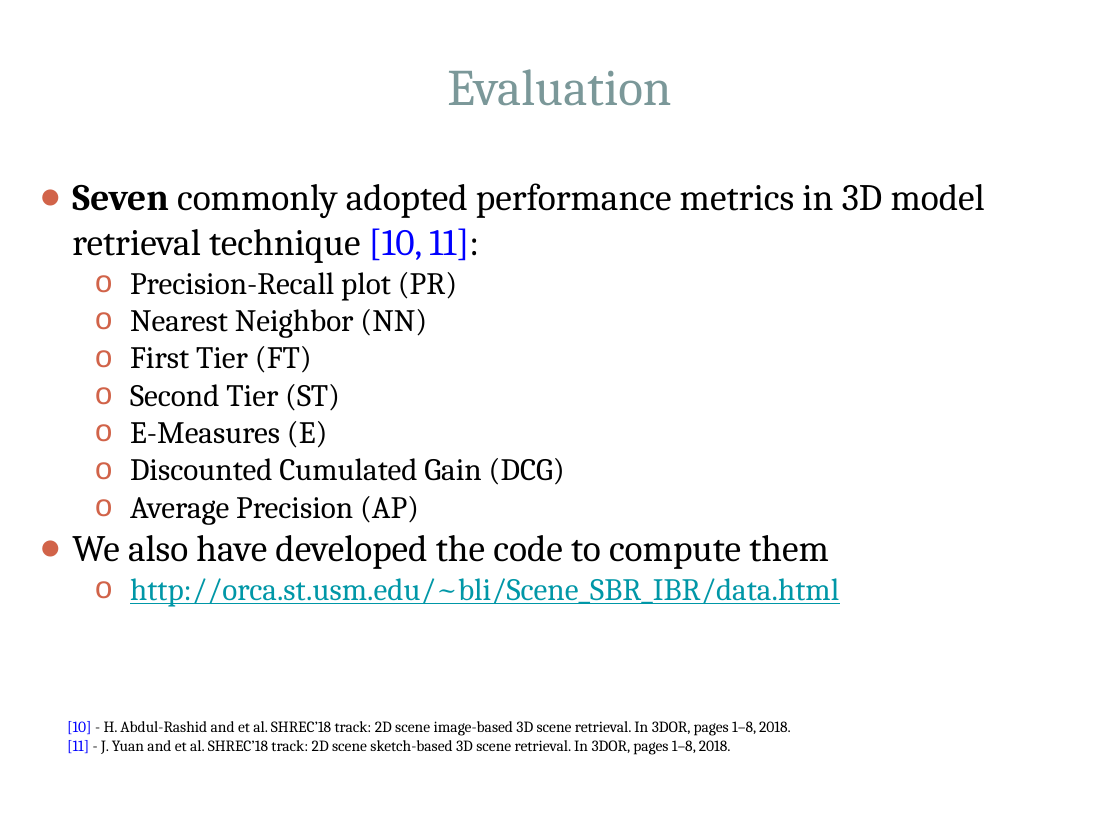
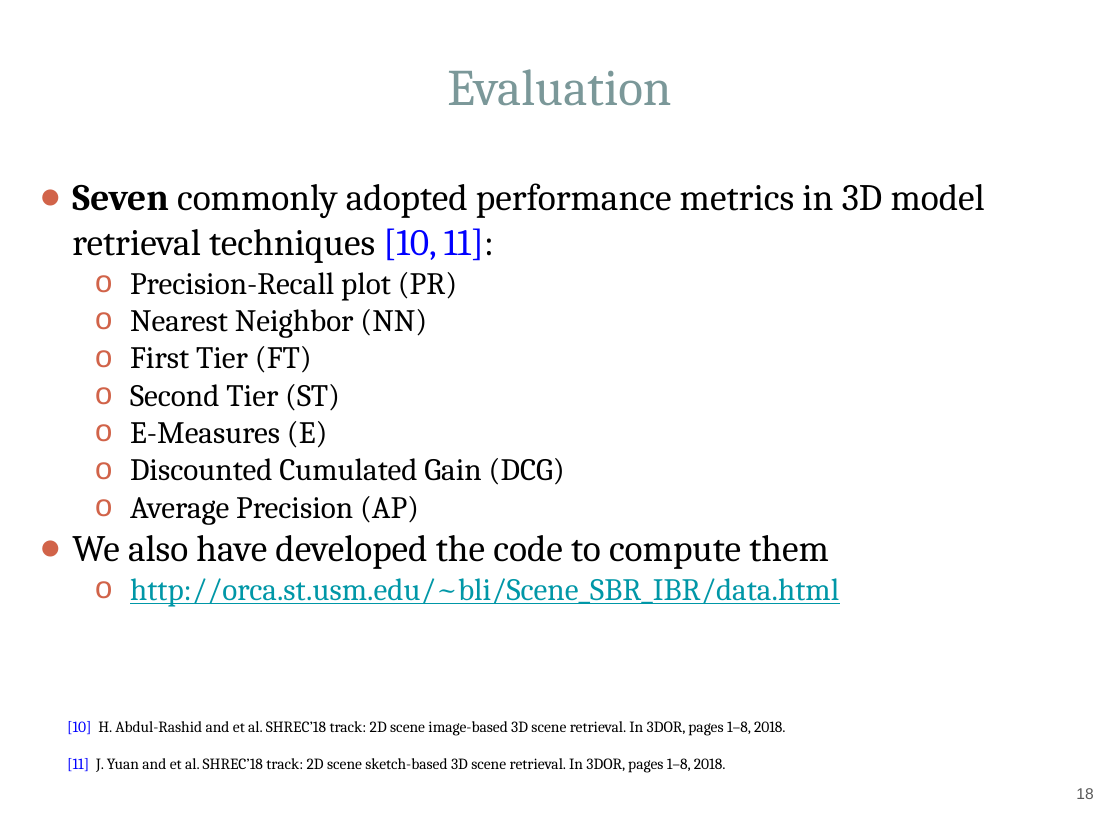
Before and after one commit to Hammania689/shrec_2019, a slide deck: slide 18 of mipr_slides/MIPR.pptx (slide 16 before the commit). Drawn at 1120x840 pixels with LibreOffice and Linux fonts; fonts in the diff are those of the drawing. Boxes give left, top, right and bottom in pixels: in the first picture for what was removed or moved away, otherwise in the second. Text is boxed around its words. In the diff, an @@ line names an element or a change of style, - is before the commit and + after.

```diff
--- a/mipr_slides/MIPR.pptx
+++ b/mipr_slides/MIPR.pptx
@@ text at box(72, 183, 985, 263): text changed @@
-● Seven commonly adopted performance metrics in 3D model retrieval technique [10, 11]:
+● Seven commonly adopted performance metrics in 3D model retrieval techniques [10, 11]:
@@ text at box(67, 721, 786, 773): text changed @@
-[10] - H. Abdul-Rashid and et al. SHREC’18 track: 2D scene image-based 3D scene retrieval. In 3DOR, pages 1–8, 2018.
-[11] - J. Yuan and et al. SHREC’18 track: 2D scene sketch-based 3D scene retrieval. In 3DOR, pages 1–8, 2018.
+[10] H. Abdul-Rashid and et al. SHREC’18 track: 2D scene image-based 3D scene retrieval. In 3DOR, pages 1–8, 2018.
+[11] J. Yuan and et al. SHREC’18 track: 2D scene sketch-based 3D scene retrieval. In 3DOR, pages 1–8, 2018.
@@ page number added at box(1076, 788, 1093, 799), 10 pt, text #595959 @@
+18
```
Also in this commit, not shown: 26 other slides changed, 2 slides added, 4 other files.
